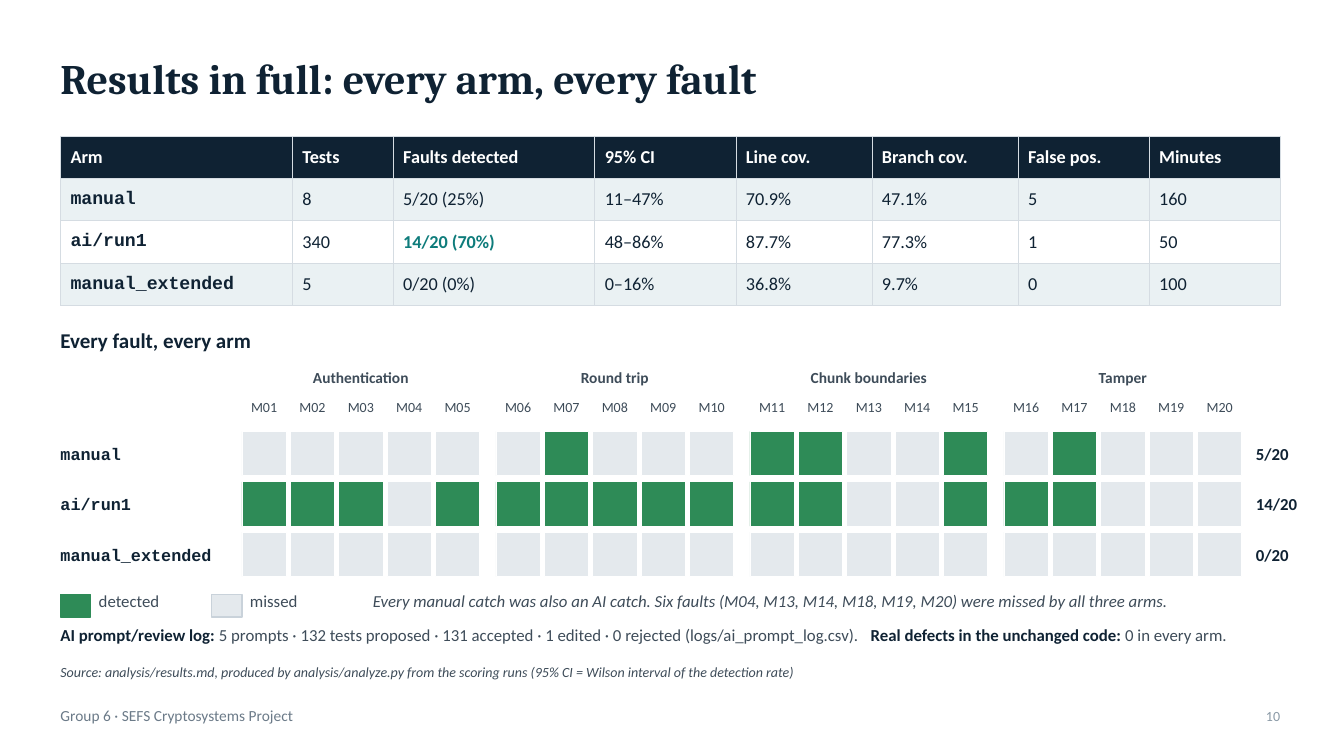
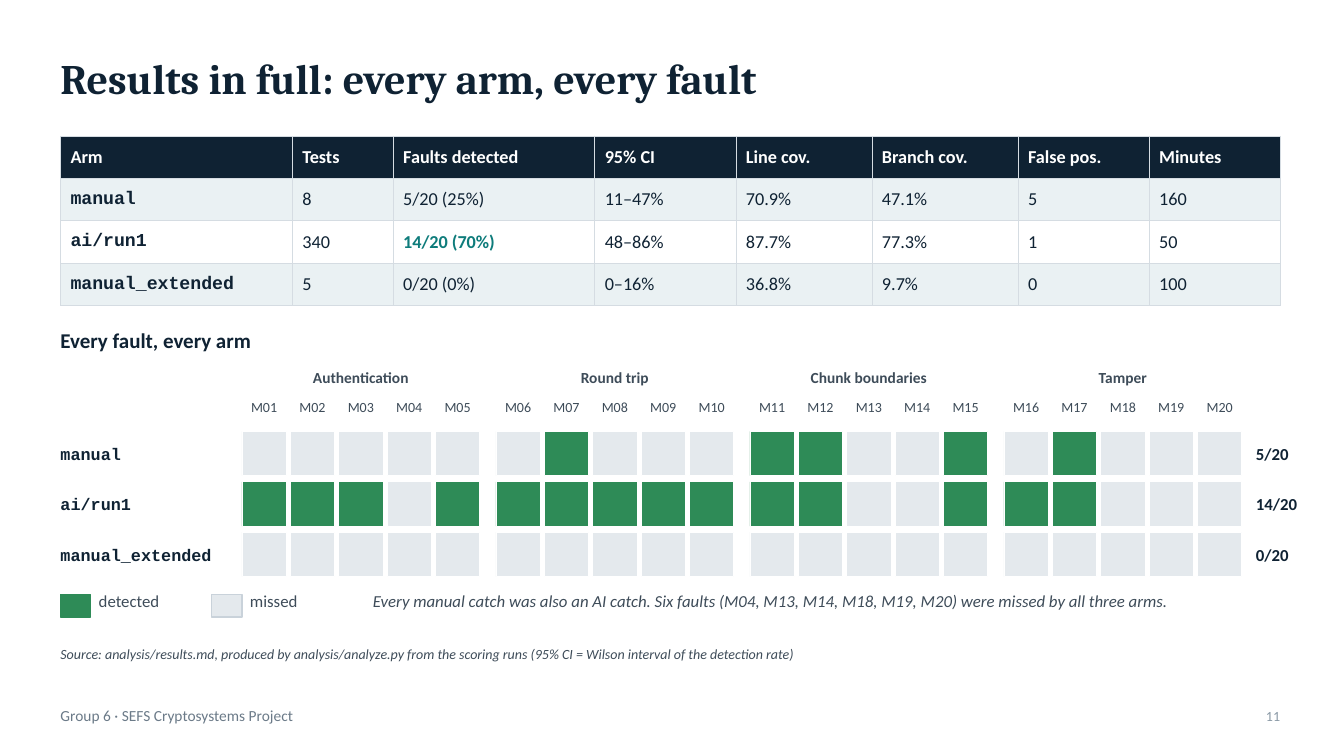
Before and after one commit to erotufelixpascal/SEFS-Cryptosystems-Assignment2, a slide deck: slide 11 of slides/Group 6 SEFS Summary v9.pptx (slide 10 before the commit). Drawn at 1344x756 pixels with LibreOffice and Linux fonts; fonts in the diff are those of the drawing. Boxes give left, top, right and bottom in pixels: in the first picture for what was removed or moved away, otherwise in the second. Text is boxed around its words. In the diff, an @@ line names an element or a change of style, - is before the commit and + after.

```diff
--- a/slides/Group 6 SEFS Summary v9.pptx
+++ b/slides/Group 6 SEFS Summary v9.pptx
@@ text removed at bbox=[60, 629, 1227, 644] @@
-AI prompt/review log: 5 prompts · 132 tests proposed · 131 accepted · 1 edited · 0 rejected (logs/ai_prompt_log.csv). Real defects in the unchanged code: 0 in every arm.
@@ text "Source: analysis/results.md, produced by analysis/analyze.py ...": place and size @@
-text "Source: analysis/results.md, produced by analysis/analyze.py ..." at bbox=[60, 667, 793, 680]
+text "Source: analysis/results.md, produced by analysis/analyze.py ..." at bbox=[60, 649, 793, 662]
@@ text at bbox=[1266, 712, 1280, 721]: text changed @@
-10
+11
```
Also in this commit, not shown: 8 other slides changed, 1 slide added, 1 slide removed, 7 other files.
